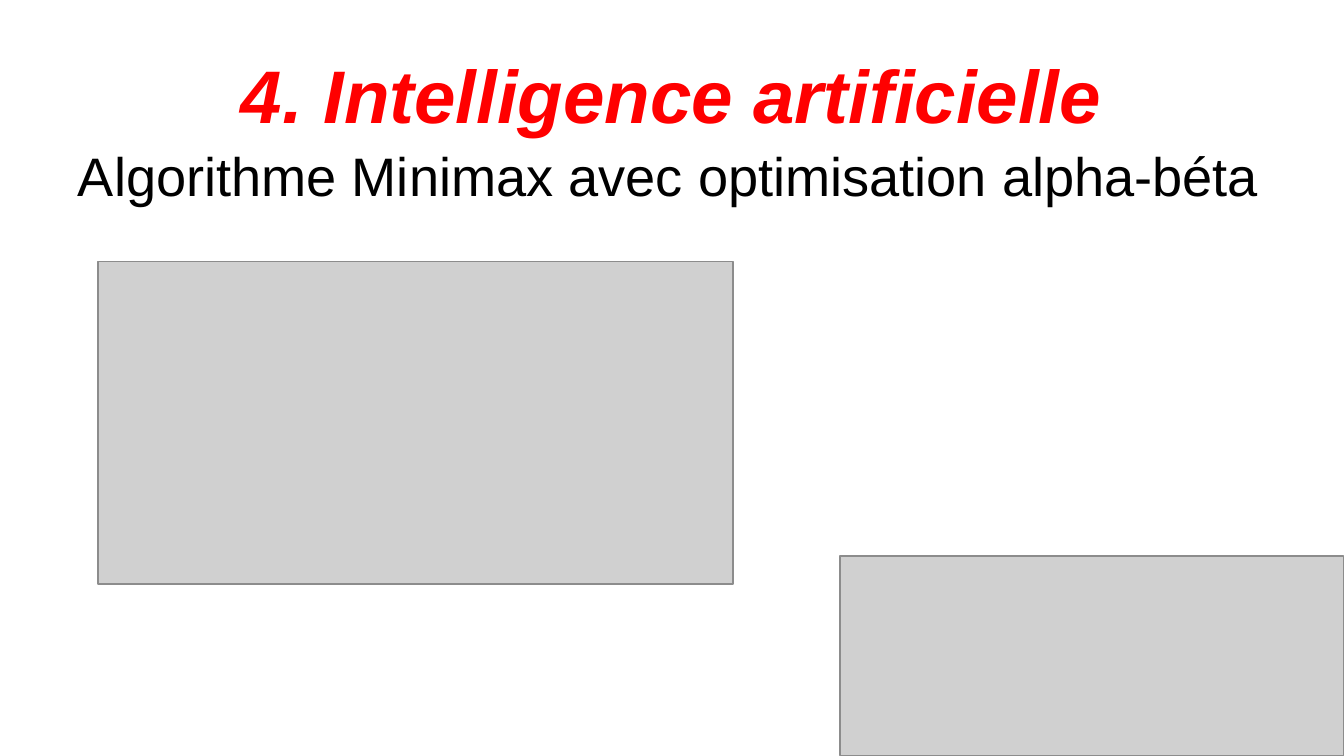
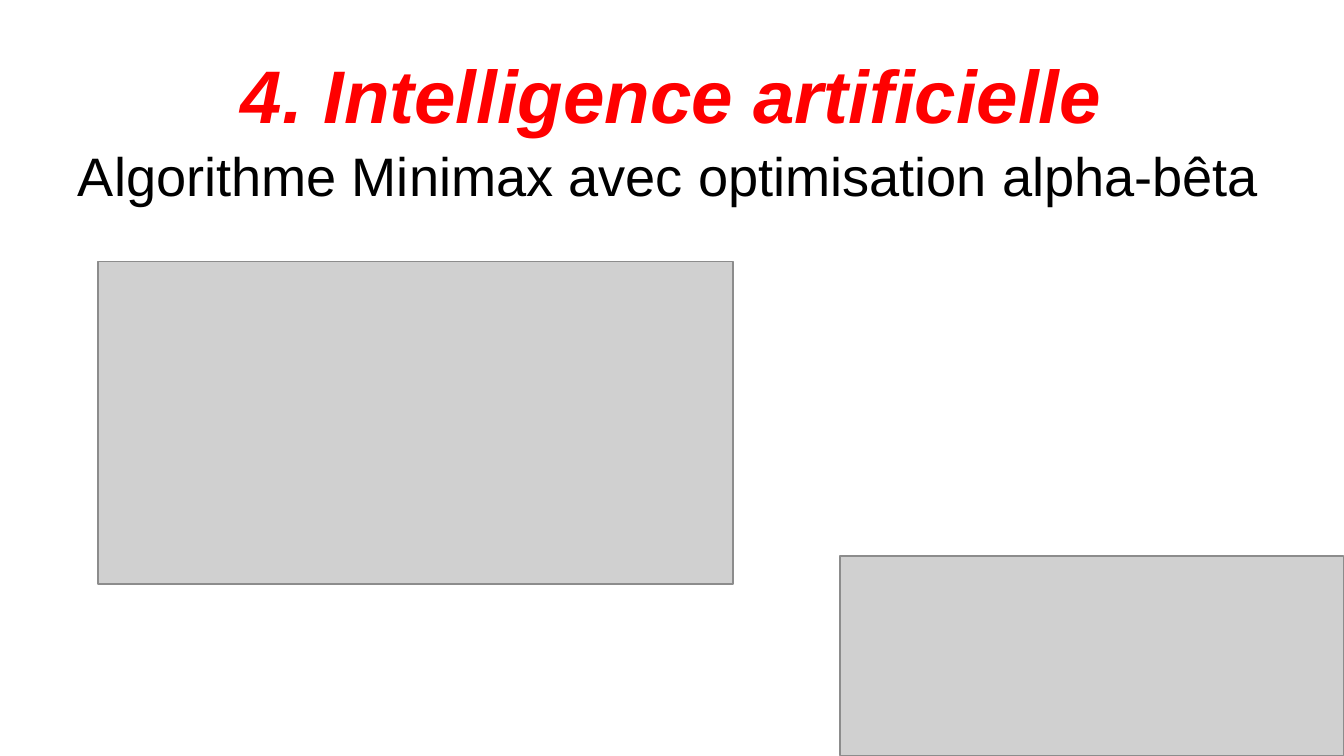
Before and after one commit to Noahrng/Projet_IA_Chess, a slide deck: slide 7 of diapo/projetIACHESS.odp. Drawn at 1344x756 pixels with LibreOffice and Linux fonts; fonts in the diff are those of the drawing; grey boxes stand for pictures. Boxes give left, top, right and bottom in pixels: in the first picture for what was removed or moved away, otherwise in the second. Text is boxed around its words. In the diff, an @@ line names an element or a change of style, - is before the commit and + after.

Commit message:
diapo

```diff
--- a/diapo/projetIACHESS.odp
+++ b/diapo/projetIACHESS.odp
@@ subtitle at [78,156,1258,205]: text changed @@
-Algorithme Minimax avec optimisation alpha-béta
+Algorithme Minimax avec optimisation alpha-bêta
```
